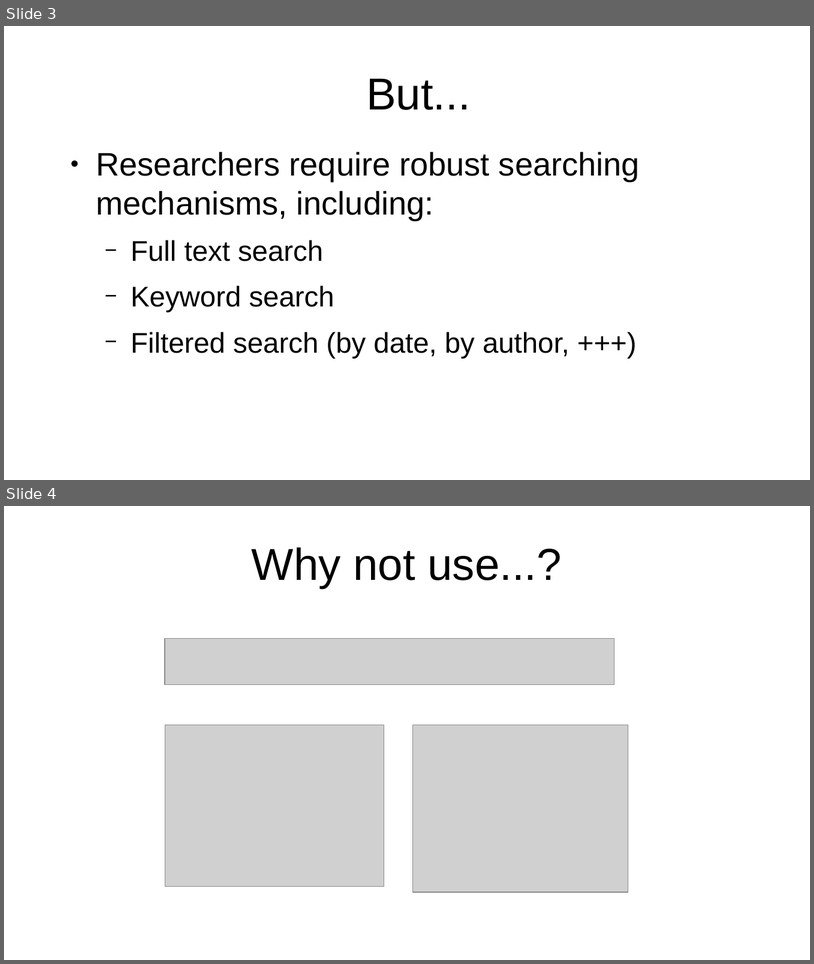
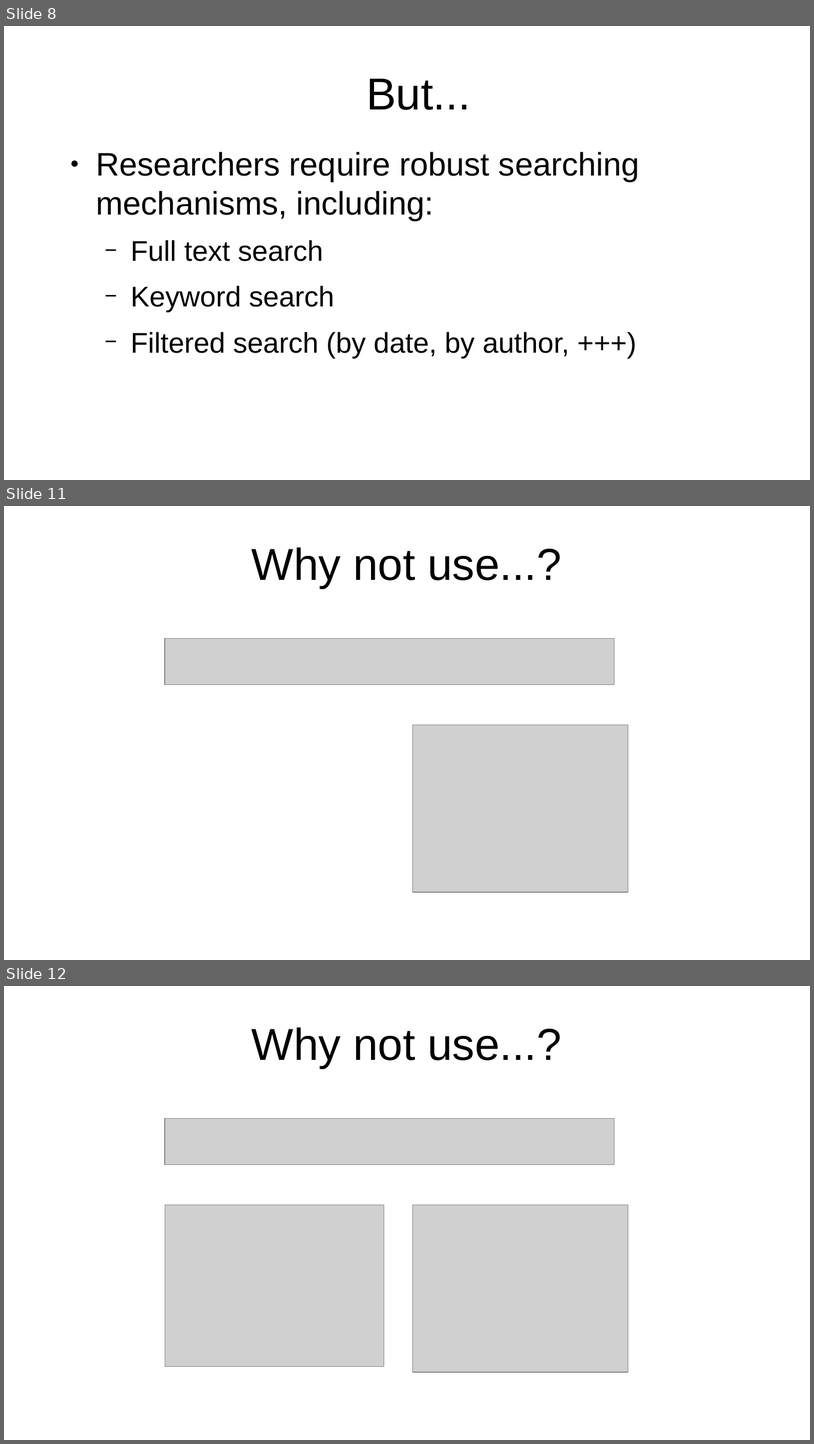
Before and after one commit to projectEndings/Endings, a slide deck: presentations/dhsi2020/staticSearch.odp. Shown one above the other, each under a label of ours: slides 3 and 4 before the commit, slides 8, 11 and 12 after it; the slides between them are not shown. The pictures are 814x964 and 814x1444 pixels, drawn with LibreOffice and Linux fonts; fonts in the diff are those of the drawing; grey boxes stand for pictures. Boxes give left, top, right and bottom in pixels: in the first picture for what was removed or moved away, otherwise in the second. Text is boxed around its words. In the diff, an @@ line names an element or a change of style, - is before the commit and + after.

```diff
--- a/presentations/dhsi2020/staticSearch.odp
+++ b/presentations/dhsi2020/staticSearch.odp
@@ slide 11 added at (4, 506, 810, 960), background #FFFFFF @@
@@ title added at (252, 547, 562, 588), 44 pt, text #000000 @@
+Why not use...?
@@ picture added at (165, 639, 615, 685) @@
@@ picture added at (413, 725, 629, 892) @@
@@ what was slide 3 is now slide 8 @@
@@ what was slide 4 is now slide 12 @@
```
Also in this commit, not shown: 2 slides changed, 10 other slides added.
